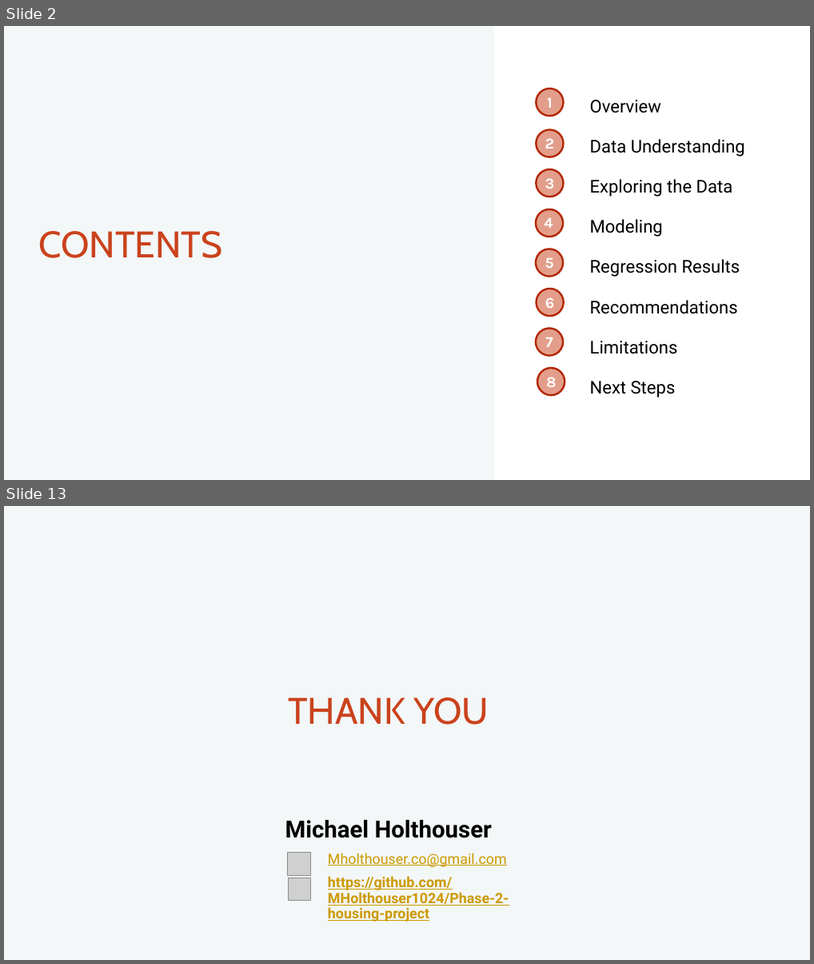
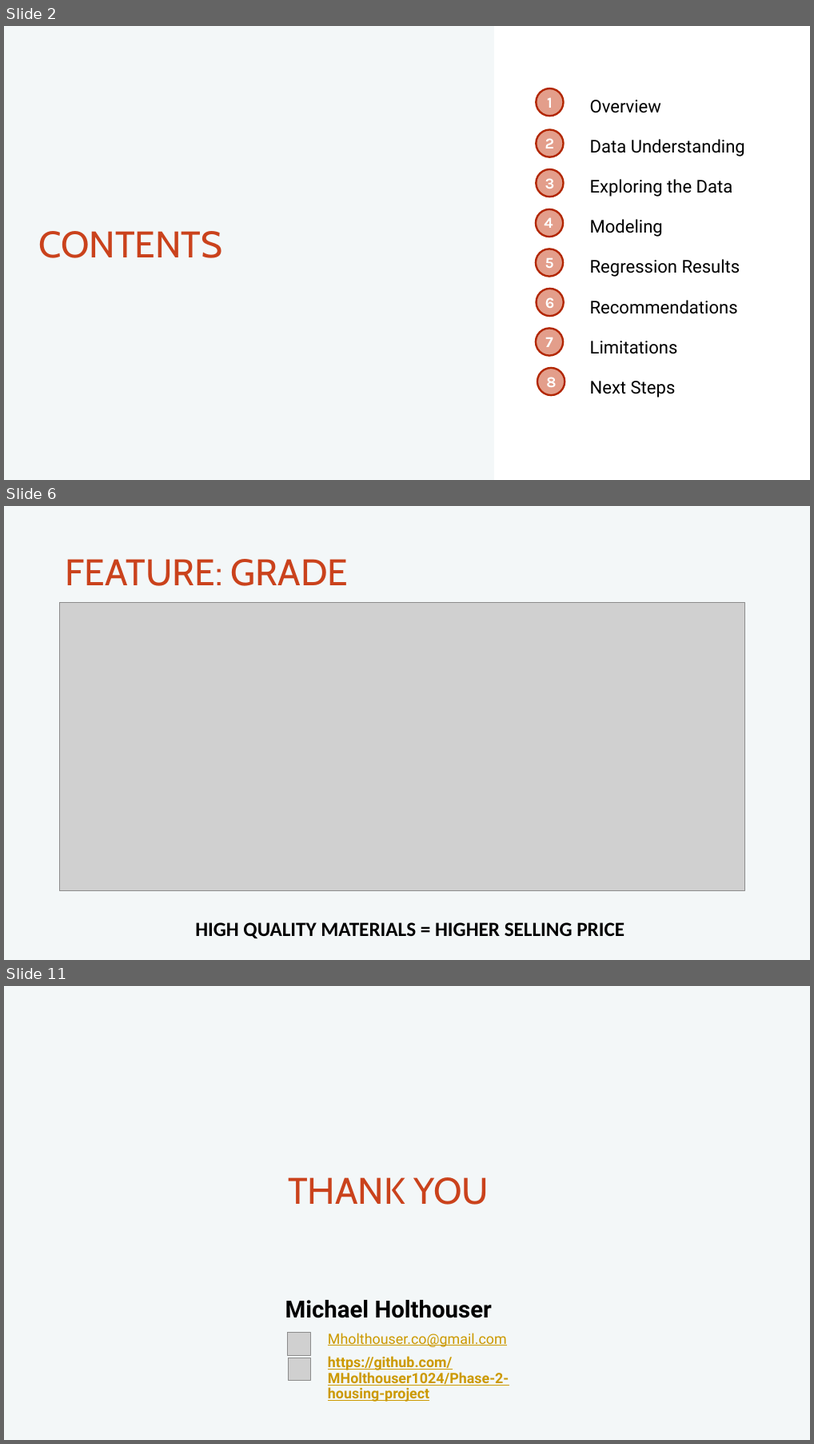
Before and after one commit to MHolthouser1024/Phase-2-housing-project, a slide deck: Presentation.pptx. Shown one above the other, each under a label of ours: slides 2 and 13 before the commit, slides 2, 6 and 11 after it; the slides between them are not shown. The pictures are 814x964 and 814x1444 pixels, drawn with LibreOffice and Linux fonts; fonts in the diff are those of the drawing; grey boxes stand for pictures. Boxes give left, top, right and bottom in pixels: in the first picture for what was removed or moved away, otherwise in the second. Text is boxed around its words. In the diff, an @@ line names an element or a change of style, - is before the commit and + after.

```diff
--- a/Presentation.pptx
+++ b/Presentation.pptx
@@ slide 6 added at <box>4,506,810,960</box>, background #F3F7F8 @@
@@ text added at <box>66,559,349,586</box>, 44 pt, text #CA421C @@
+FEATURE: GRADE
@@ picture added at <box>60,602,746,890</box> @@
@@ text added at <box>195,922,625,939</box>, 24 pt, text #000000, bold @@
+HIGH QUALITY MATERIALS = HIGHER SELLING PRICE
@@ what was slide 13 is now slide 11 @@
```
Also in this commit, not shown: 4 slides changed, 3 other slides added, 6 slides removed.
